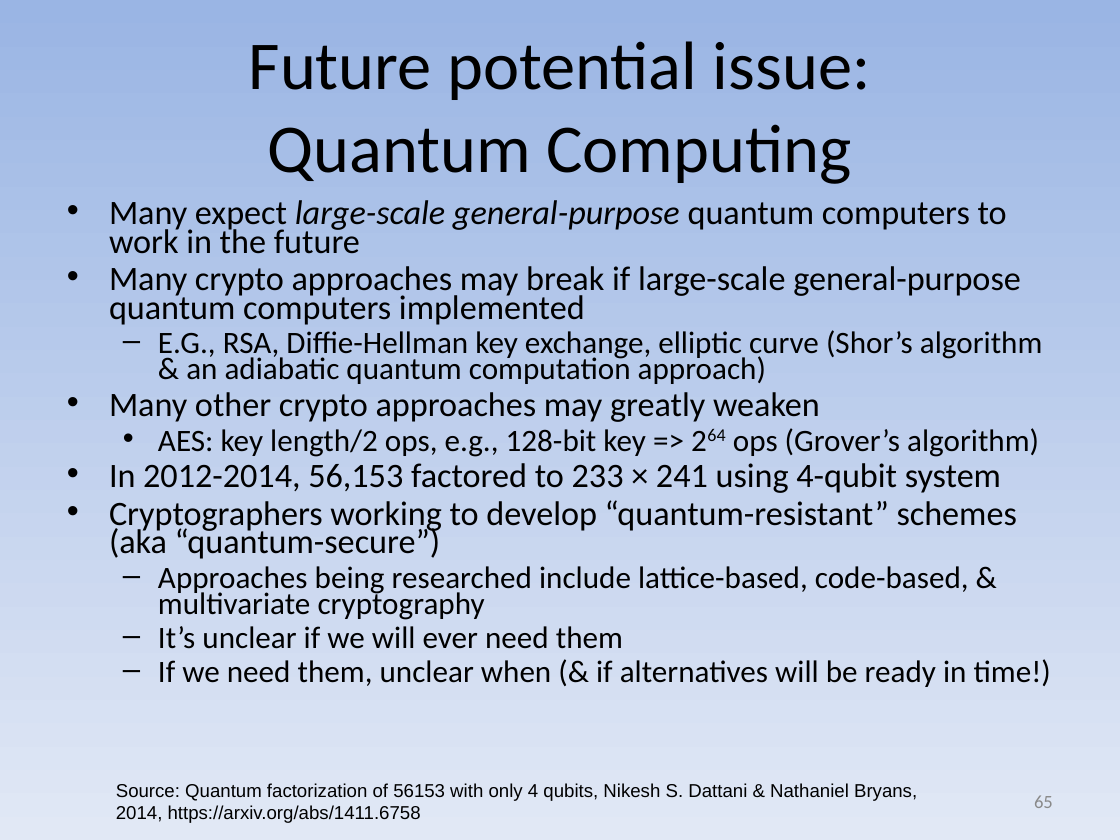
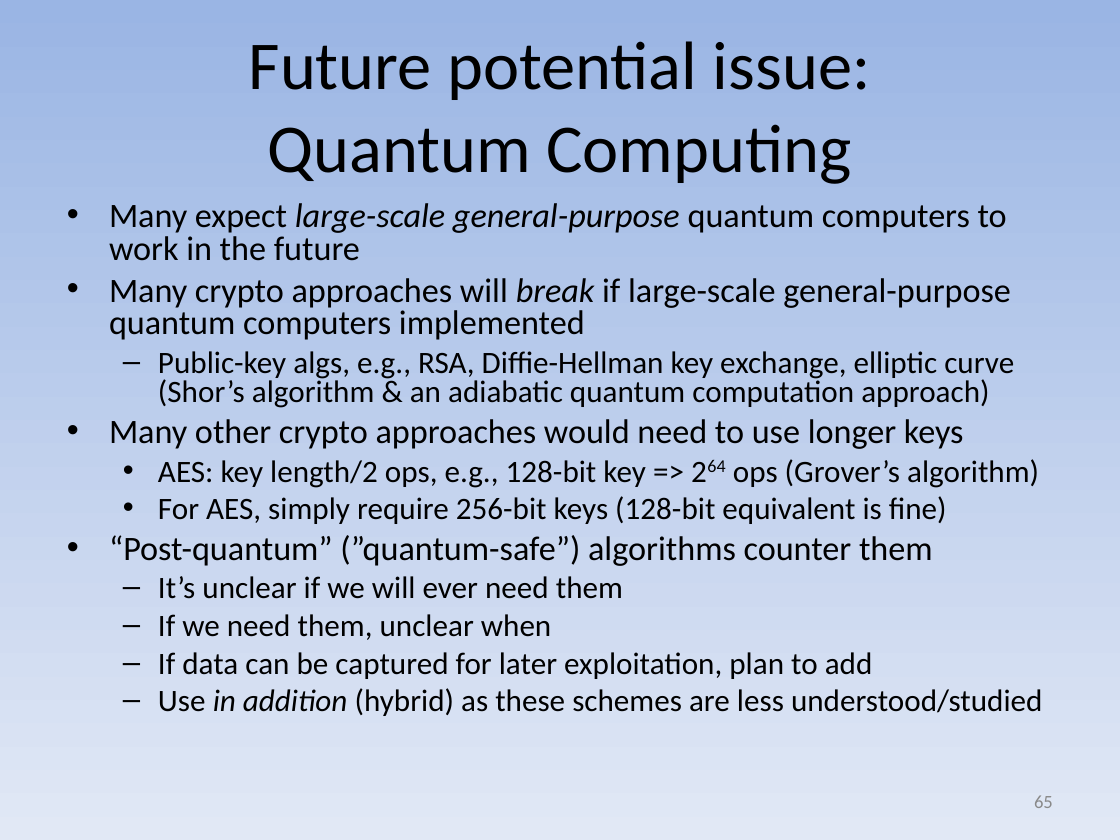
Before and after one commit to david-a-wheeler/david-a-wheeler.github.io, a slide deck: slide 65 of secure-class/presentations/Secure-Software-7-Cryptography.ppt. Drawn at 1120x840 pixels with LibreOffice and Linux fonts; fonts in the diff are those of the drawing. Boxes give left, top, right and bottom in pixels: in the first picture for what was removed or moved away, otherwise in the second. Text is boxed around its words. In the diff, an @@ line names an element or a change of style, - is before the commit and + after.

Commit message:
Update crypto slides

```diff
--- a/secure-class/presentations/Secure-Software-7-Cryptography.ppt
+++ b/secure-class/presentations/Secure-Software-7-Cryptography.ppt
@@ text at (109,203,1039,599): line spacing 0.7 to 0.8 @@
@@ text at (109,278,1014,449): text changed @@
-• Many crypto approaches may break if large-scale general-purpose quantum computers implemented
-  – E.G., RSA, Diffie-Hellman key exchange, elliptic curve (Shor’s algorithm & an adiabatic quantum computation approach)
-• Many other crypto approaches may greatly weaken
+• Many crypto approaches will break if large-scale general-purpose quantum computers implemented
+  – Public-key algs, e.g., RSA, Diffie-Hellman key exchange, elliptic curve (Shor’s algorithm & an adiabatic quantum computation approach)
+• Many other crypto approaches would need to use longer keys
@@ text at (109,496,947,566): text changed; size 22 to 20 pt @@
-• In 2012-2014, 56,153 factored to 233 × 241 using 4-qubit system
-• Cryptographers working to develop “quantum-resistant” schemes (aka “quantum-secure”)
-  – Approaches being researched include lattice-based, code-based, & multivariate cryptography
+  • For AES, simply require 256-bit keys (128-bit equivalent is fine)
+• “Post-quantum” (”quantum-safe”) algorithms counter them
@@ text at (158,614,1043,716): text changed @@
-  – If we need them, unclear when (& if alternatives will be ready in time!)
+  – If we need them, unclear when
+  – If data can be captured for later exploitation, plan to add
+  – Use in addition (hybrid) as these schemes are less understood/studied
@@ text removed at (116,783,917,823) @@
-Source: Quantum factorization of 56153 with only 4 qubits, Nikesh S. Dattani & Nathaniel Bryans,
-2014, https://arxiv.org/abs/1411.6758
```
Also in this commit, not shown: 6 other slides changed, 1 slide added.
